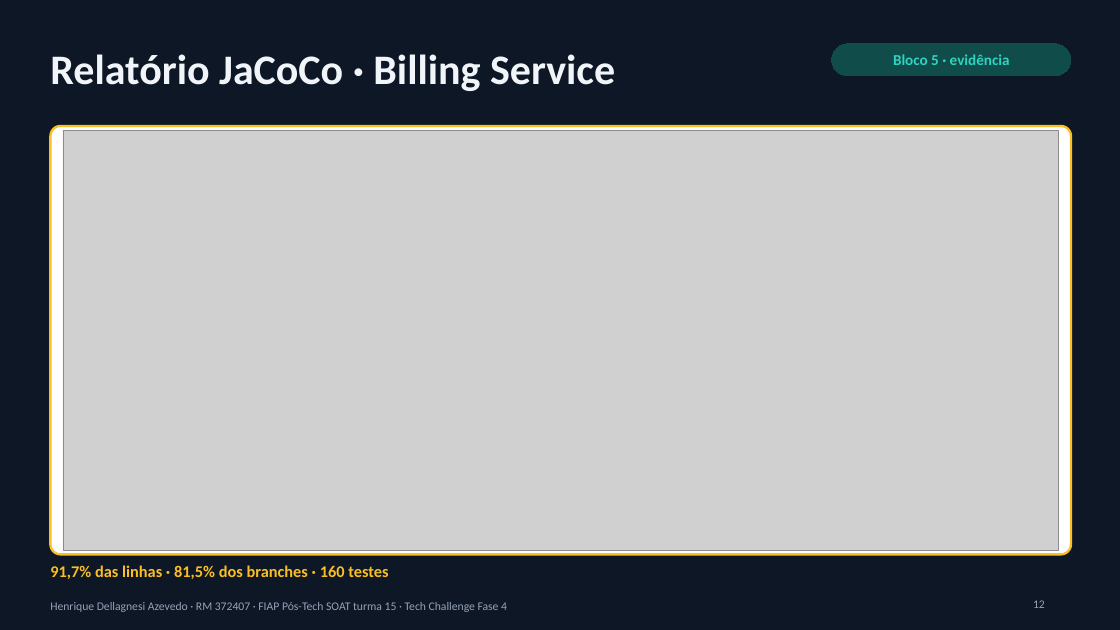
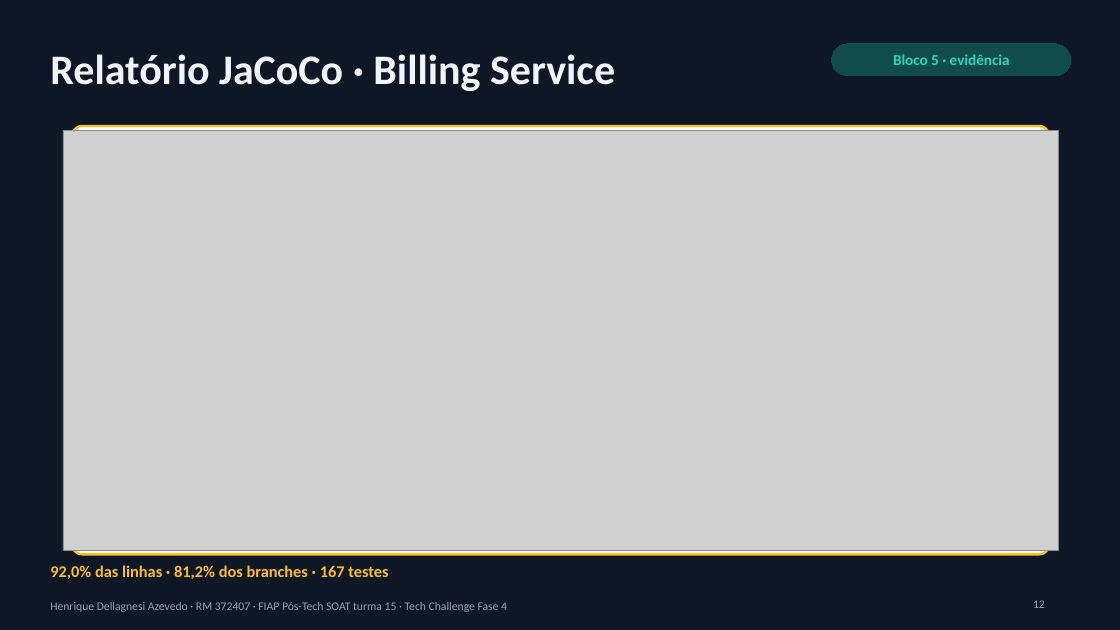
Before and after one commit to HDAdeveloper/oficina-billing-service, a slide deck: slide 12 of docs/video/oficina-tech-service-slides.pptx. Drawn at 1120x630 pixels with LibreOffice and Linux fonts; fonts in the diff are those of the drawing; grey boxes stand for pictures. Boxes give left, top, right and bottom in pixels: in the first picture for what was removed or moved away, otherwise in the second. Text is boxed around its words. In the diff, an @@ line names an element or a change of style, - is before the commit and + after.

Commit message:
Importa billing-service do oficina-workspace

```diff
--- a/docs/video/oficina-tech-service-slides.pptx
+++ b/docs/video/oficina-tech-service-slides.pptx
@@ rounded rectangle: place and size @@
-rounded rectangle at box(50, 126, 1071, 555)
+rounded rectangle at box(72, 126, 1049, 555)
@@ text at box(50, 565, 388, 579): text changed @@
-91,7% das linhas · 81,5% dos branches · 160 testes
+92,0% das linhas · 81,2% dos branches · 167 testes
```
Also in this commit, not shown: 2 other slides changed, 21 other files.
